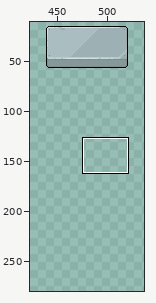
Two states of a pixel-art file, ProjectCK_CNM/Assets/Aseprite/Sprite-0002.aseprite. The first picture is a wide view before the edit; the outline marks the close-up.
Close-up. Before the commit:
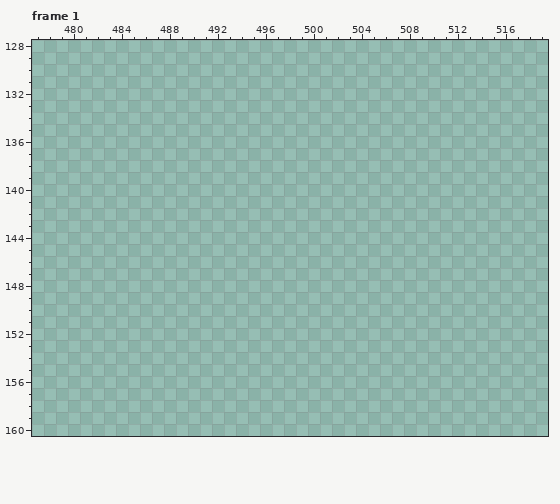
960x720 pixels, 1 frame. Colours within 5 levels of each other are drawn and written as one. Shown: frame 1: x 477..519, y 128..160. The wide view leaves out empty margins. The commit also changed other frames or places, which this record leaves out.
After the commit:
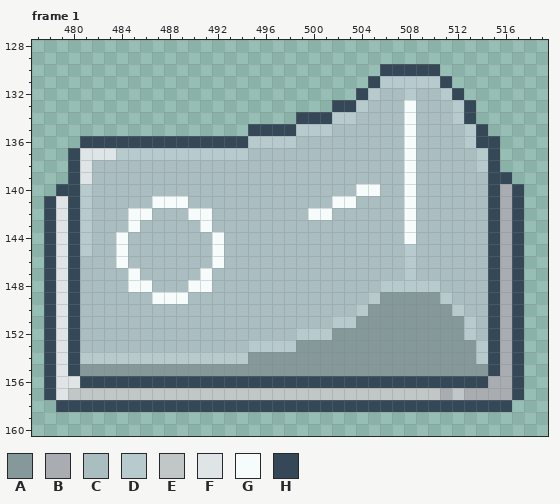
Palette (. is transparent): A #85999b  B #a9adb1  C #aabec1  D #b7cbce  E #c1c7c6  F #dfe4e7  G #f6fbfb  H #344857
Changes in this commit:
layer "switch" added
Frame 1, layer "switch":
y 130: x 506..510 ..... -> HHHHH
y 131: x 505..511 ....... -> HDDDDDH
y 132: x 504..512 ......... -> HDCCDCCDH
y 133: x 502..513 ............ -> HHDCCCGCCCDH
y 134: x 499..513 ............... -> HHHDDCCCCGCCCDH
y 135: x 495..514 .................... -> HHHHDDDCCCCCCGCCCCDH
y 136: x 481..515 ................................... -> HHHHHHHHHHHHHHDDDDCCCCCCCCCGCCCCDHH
y 137: x 480..515 .................................... -> HFFFDDDDDDDDDDDCCCCCCCCCCCCCGCCCCCDH
y 138: x 480..515 .................................... -> HFCCCCCCCCCCCCCCCCCCCCCCCCCCGCCCCCDH
y 139: x 480..516 ..................................... -> HFCCCCCCCCCCCCCCCCCCCCCCCCCCGCCCCCCHH
y 140: x 479..517 ....................................... -> HHDCCCCCCCCCCCCCCCCCCCCCCGGCCGCCCCCCHBH
y 141: x 478..517 ........................................ -> HFHDCCCCCGGGCCCCCCCCCCCCGGCCCCGCCCCCCHBH
y 142: x 478..517 ........................................ -> HFHDCCCGGCCCGGCCCCCCCCGGCCCCCCGCCCCCCHBH
y 143: x 478..517 ........................................ -> HFHDCCCGCCCCCGCCCCCCCCCCCCCCCCGCCCCCCHBH
y 144: x 478..517 ........................................ -> HFHDCCGCCCCCCCGCCCCCCCCCCCCCCCGCCCCCCHBH
y 145: x 478..517 ........................................ -> HFHDCCGCCCCCCCGCCCCCCCCCCCCCCCDCCCCCCHBH
y 146: x 478..517 ........................................ -> HFHCCCGCCCCCCCGCCCCCCCCCCCCCCCDCCCCCCHBH
y 147: x 478..517 ........................................ -> HFHCCCCGCCCCCGCCCCCCCCCCCCCCCCDCCCCCCHBH
y 148: x 478..517 ........................................ -> HFHCCCCGGCCCGGCCCCCCCCCCCCCCDDDDDCCCCHBH
y 149: x 478..517 ........................................ -> HFHCCCCCCGGGCCCCCCCCCCCCCCCDAAAAADCCCHBH
y 150: x 478..517 ........................................ -> HFHCCCCCCCCCCCCCCCCCCCCCCCDAAAAAAADCCHBH
y 151: x 478..517 ........................................ -> HFHCCCCCCCCCCCCCCCCCCCCCDDAAAAAAAAADCHBH
y 152: x 478..517 ........................................ -> HFHCCCCCCCCCCCCCCCCCCDDDAAAAAAAAAAADCHBH
y 153: x 478..517 ........................................ -> HFHCCCCCCCCCCCCCCDDDDAAAAAAAAAAAAAAADHBH
y 154: x 478..517 ........................................ -> HFHDDDDDDDDDDDDDDAAAAAAAAAAAAAAAAAAADHBH
y 155: x 478..517 ........................................ -> HFHAAAAAAAAAAAAAAAAAAAAAAAAAAAAAAAAAAHBH
y 156: x 478..517 ........................................ -> HFFHHHHHHHHHHHHHHHHHHHHHHHHHHHHHHHHHHBBH
y 157: x 478..517 ........................................ -> HFEEEEEEEEEEEEEEEEEEEEEEEEEEEEEEEBEBBBBH
y 158: x 479..516 ...................................... -> HHHHHHHHHHHHHHHHHHHHHHHHHHHHHHHHHHHHHH
Boxes around the changes in both close-ups, in picture pixels (x1, y1, x2, y2):
added: (44, 64, 524, 412)
